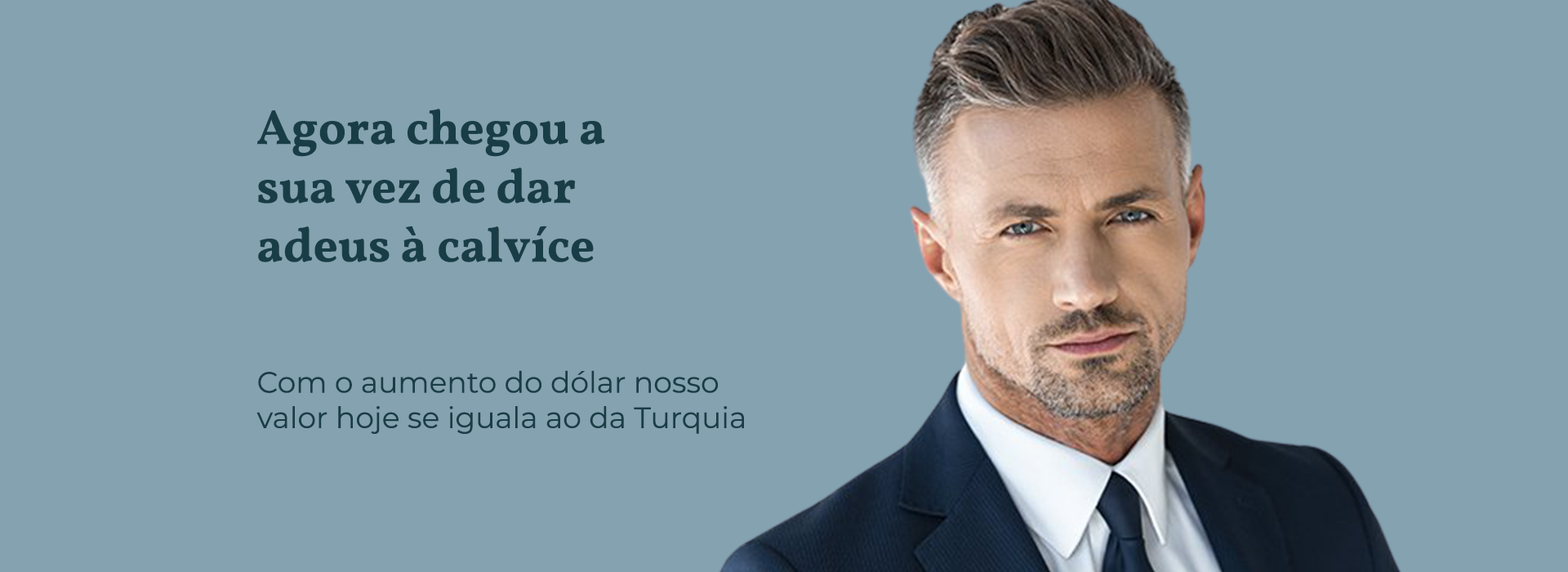
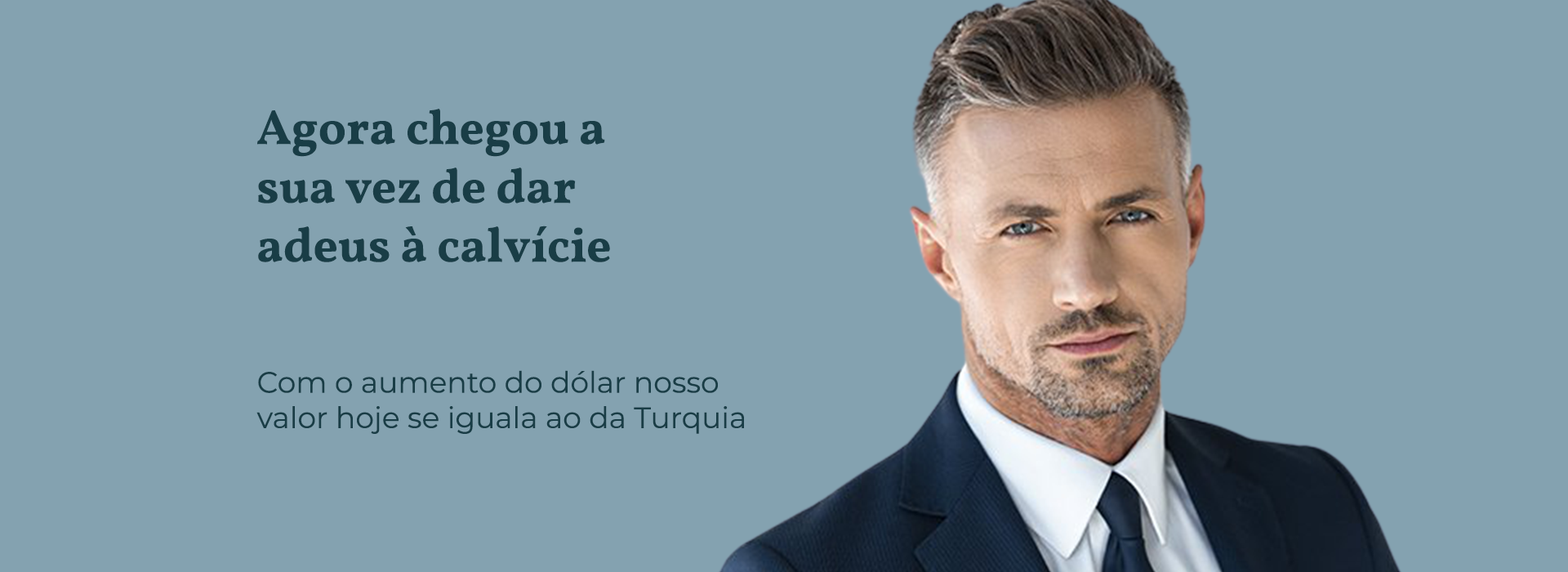
Layered file, before and after one edit (1568px x 572px). Changes by layer:
renamed "Agora chegou a sua vez de dar adeus à calvíce" to "Agora chegou a sua vez de dar adeus à calvície", painted on it over [570, 227, 611, 263]
